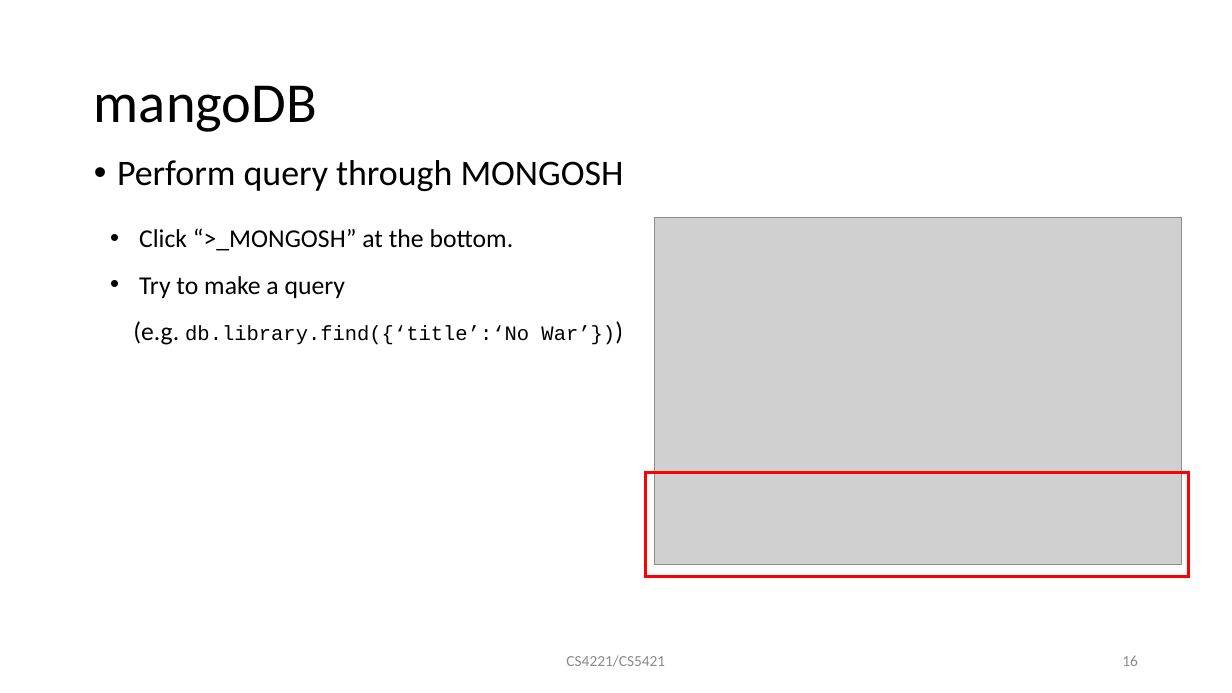
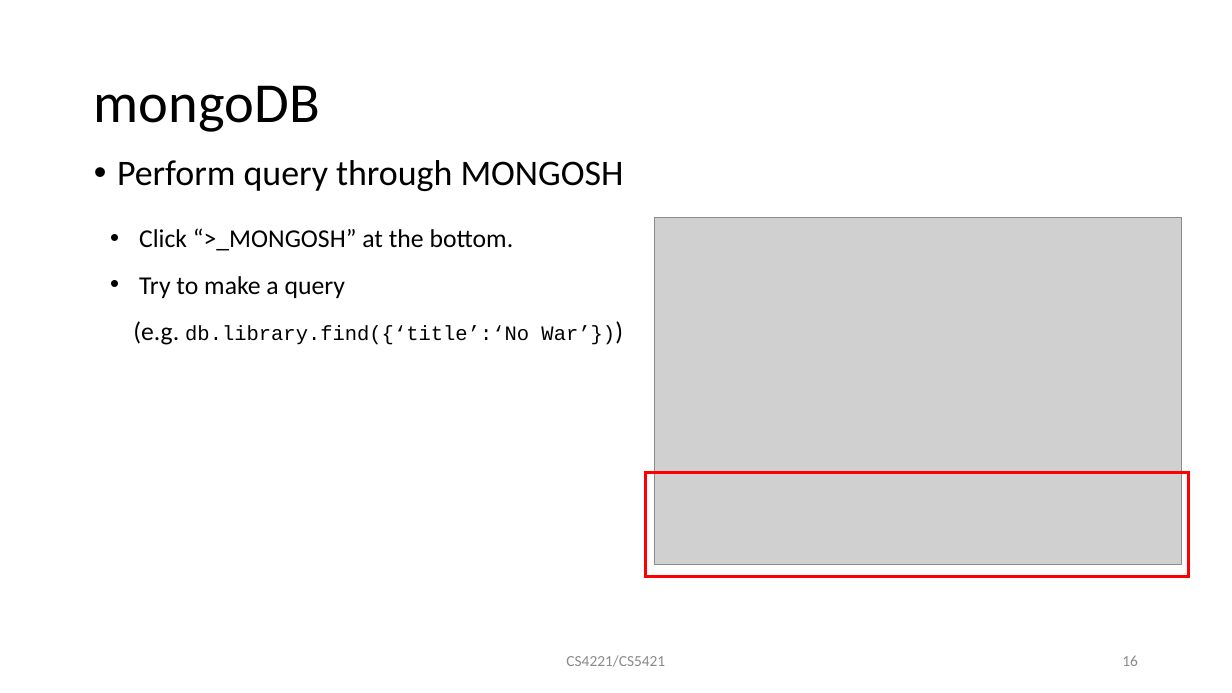
Before and after one commit to mark-h-meng/BT5110-tutorials, a slide deck: slide 16 of src/4221-t6/t6.pptx. Drawn at 1232x693 pixels with LibreOffice and Linux fonts; fonts in the diff are those of the drawing; grey boxes stand for pictures. Boxes give left, top, right and bottom in pixels: in the first picture for what was removed or moved away, otherwise in the second. Text is boxed around its words. In the diff, an @@ line names an element or a change of style, - is before the commit and + after.

```diff
--- a/src/4221-t6/t6.pptx
+++ b/src/4221-t6/t6.pptx
@@ title at (94, 85, 320, 132): text changed @@
-mangoDB
+mongoDB
```
Also in this commit, not shown: 6 other slides changed, 8 other files.
